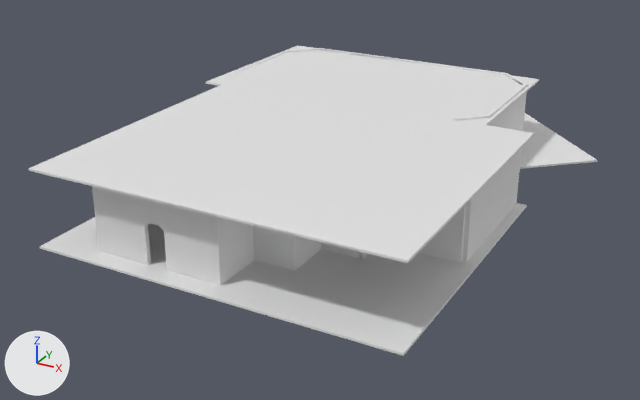
Before and after pictures for a commit that changed the FBX model Assets/ASSETS_ESCALATOPIA/Instalaciones/Nivel2/InstalacionNivel2.fbx.
The view is the same before and after, from a 50 mm camera at (20.2, -39.2, 15.7) aimed at (0.0, -2.4, -2.7). The lights are fixed; the arrows at lower left show +X, +Y and +Z. The picture after the commit comes second.

The first picture shows 'ParedesCueva', 'ParedesLaboratorio', 'SueloCueva', 'SueloLaboratorio', 'TechoCueva', 'TechoLaboratorio'.
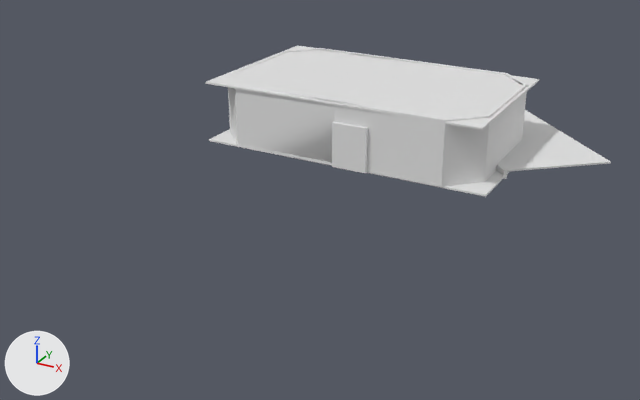
What differs and where, as boxes [x1, y1, x2, y2] in the pictures (640 x 400 px):
'TechoCueva', deleted: before [28, 83, 534, 263]
'SueloCueva', deleted: before [39, 203, 527, 356]
'ParedesCueva', deleted: before [92, 85, 522, 286]
'SueloLaboratorio', moved, rescaled: before [520, 113, 597, 169]; after [209, 110, 611, 197]
'ParedesLaboratorio', unchanged, uncovered by the edit: before [228, 48, 527, 131]; after [228, 48, 527, 187]
'Puerta', unchanged, uncovered by the edit: after [332, 122, 368, 173]

The edits, one by one:
Object 'SueloLaboratorio' (ob_suelolaboratorio) moves from (0.0, 0.03, -0.55) to (0.0, 0.13, -0.55).
Object 'SueloLaboratorio' (ob_suelolaboratorio) is rescaled from (1.0, 1.0, 1.0) to (1.06, 1.0, 1.0).
Object 'SueloCueva' (ob_suelocueva) is deleted.
Object 'TechoCueva' (ob_techocueva) is deleted.
Object 'ParedesCueva' (ob_paredescueva) is deleted.
